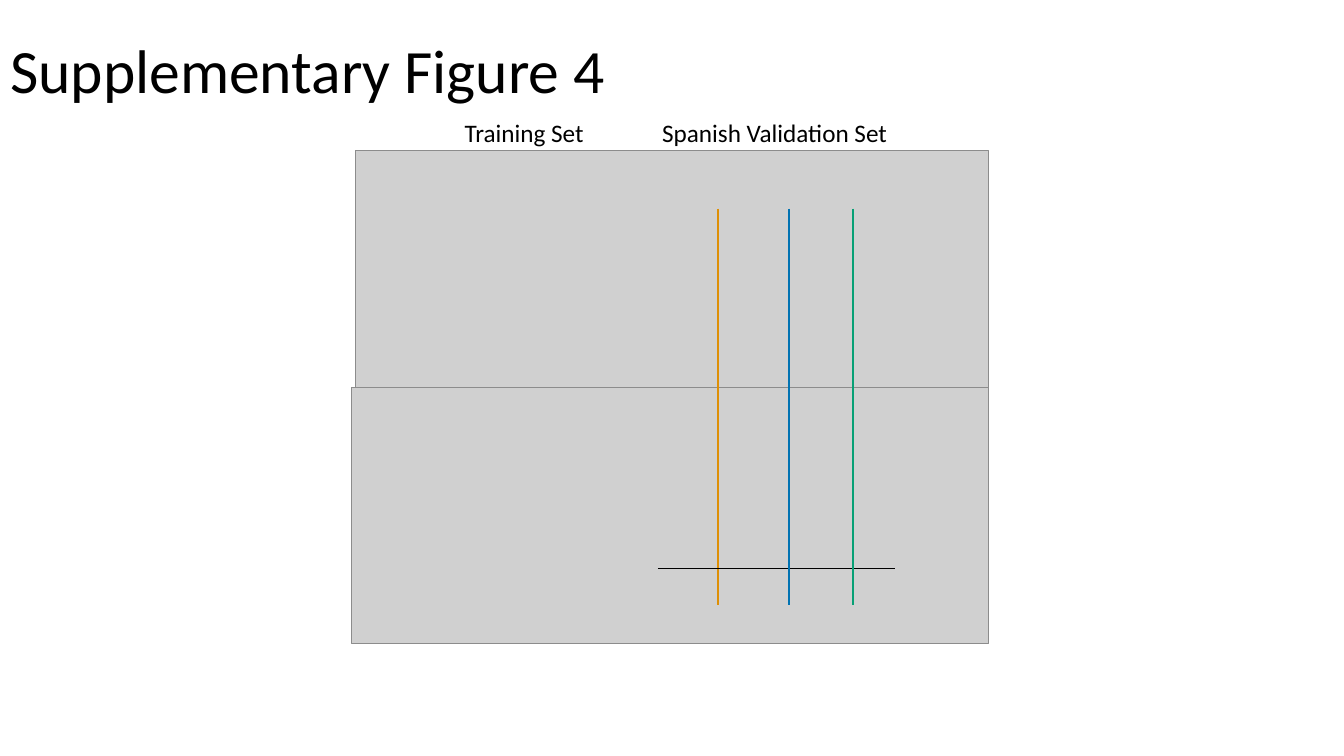
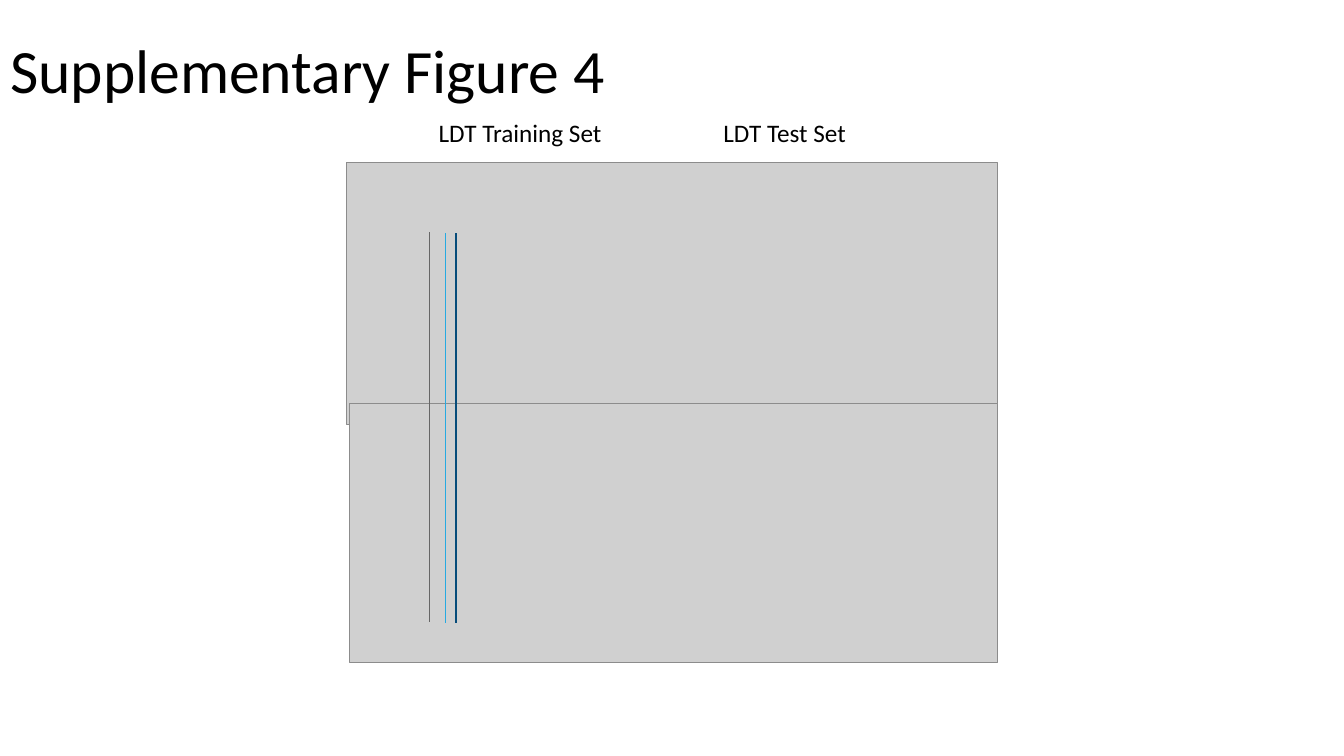
Before and after one commit to JoseAAManzano/CLOUD, a slide deck: slide 10 of results/plots/FIGURES.pptx. Drawn at 1344x756 pixels with LibreOffice and Linux fonts; fonts in the diff are those of the drawing; grey boxes stand for pictures. Boxes give left, top, right and bottom in pixels: in the first picture for what was removed or moved away, otherwise in the second. Text is boxed around its words. In the diff, an @@ line names an element or a change of style, - is before the commit and + after.

Commit message:
Figures updated

```diff
--- a/results/plots/FIGURES.pptx
+++ b/results/plots/FIGURES.pptx
@@ text at (439,124,601,147): text changed @@
-Training Set
+LDT Training Set
@@ text at (723,125,845,143): text changed @@
-Spanish Validation Set
+LDT Test Set
@@ picture: place and size @@
-picture at (356,151,989,407)
+picture at (347,163,998,424)
@@ line removed from (718, 209) to (718, 605) @@
@@ line removed from (789, 209) to (789, 605) @@
@@ line removed from (853, 209) to (853, 605) @@
@@ line added from (430, 233) to (430, 622), #666666 1 pt @@
@@ line added from (446, 233) to (446, 623), #27AAE1 1 pt @@
@@ line added from (457, 234) to (457, 623), #074C7A 1 pt @@
@@ picture: place and size @@
-picture at (352,388,989,644)
+picture at (350,404,998,663)
@@ line removed from (658, 569) to (895, 569) @@
```
